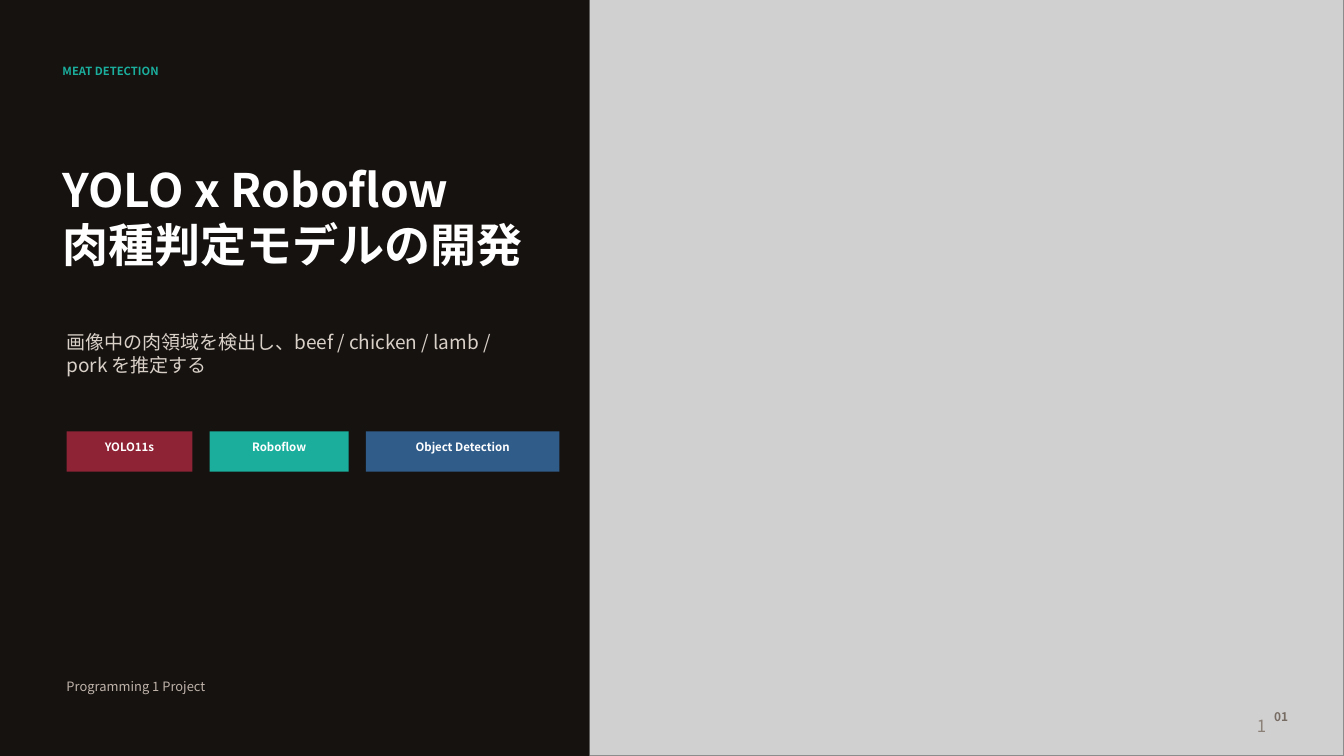
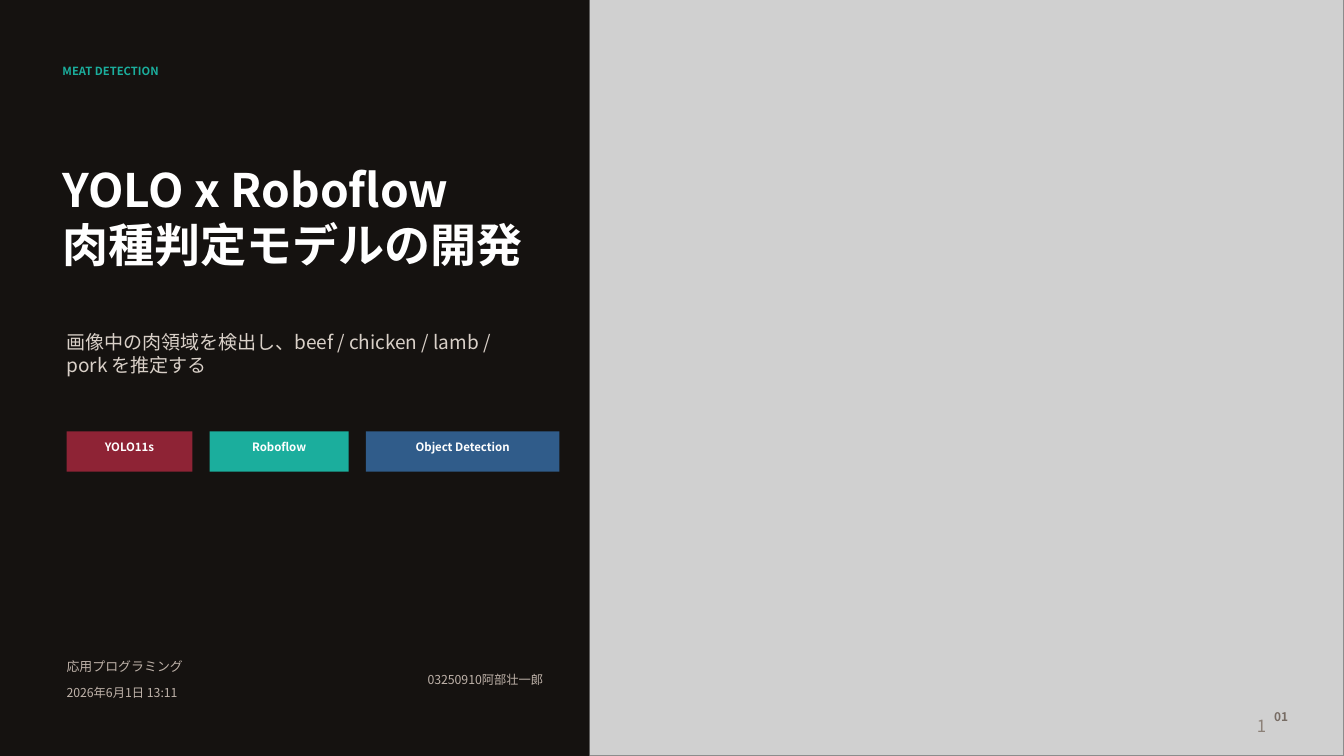
Before and after one commit to moka610/meat-detection-yolo, a slide deck: slide 1 of slides_meat_yolo/meat_yolo_roboflow_presentation.pptx. Drawn at 1344x756 pixels with LibreOffice and Linux fonts; fonts in the diff are those of the drawing; grey boxes stand for pictures. Boxes give left, top, right and bottom in pixels: in the first picture for what was removed or moved away, otherwise in the second. Text is boxed around its words. In the diff, an @@ line names an element or a change of style, - is before the commit and + after.

Commit message:
応用プログラミング用スライドを更新

```diff
--- a/slides_meat_yolo/meat_yolo_roboflow_presentation.pptx
+++ b/slides_meat_yolo/meat_yolo_roboflow_presentation.pptx
@@ text at (x1=67, y1=660, x2=183, y2=672): text changed @@
-Programming 1 Project
+応用プログラミング
@@ text added at (x1=67, y1=687, x2=178, y2=698), 8.8 pt, text #BFB3AA @@
+2026年6月1日 13:11
@@ text added at (x1=428, y1=673, x2=544, y2=685), 8.8 pt, text #BFB3AA @@
+03250910阿部壮一郎
```
Also in this commit, not shown: 6 other slides changed, 1 slide added, 1 slide removed, 1 other file.
